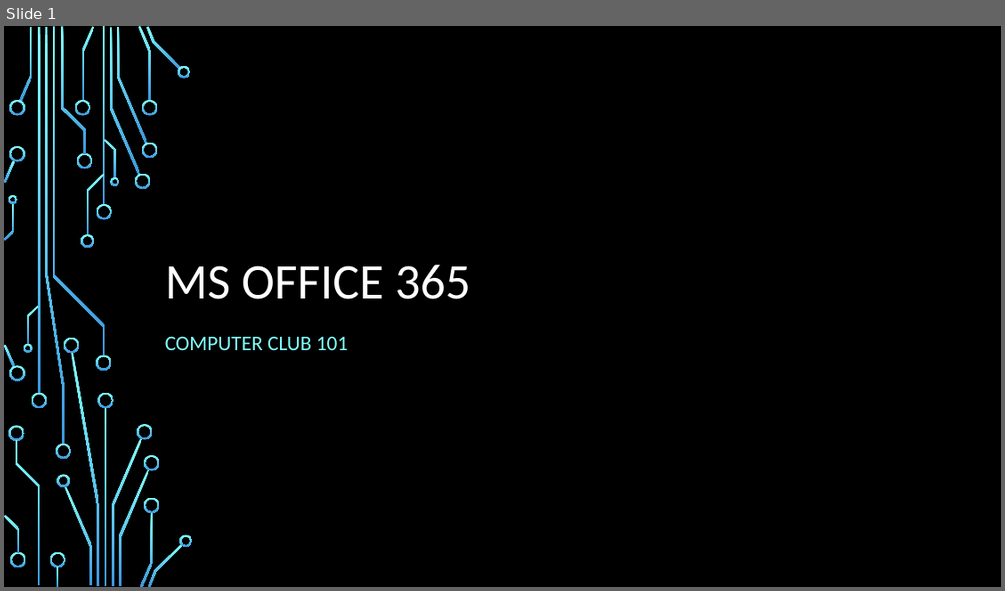
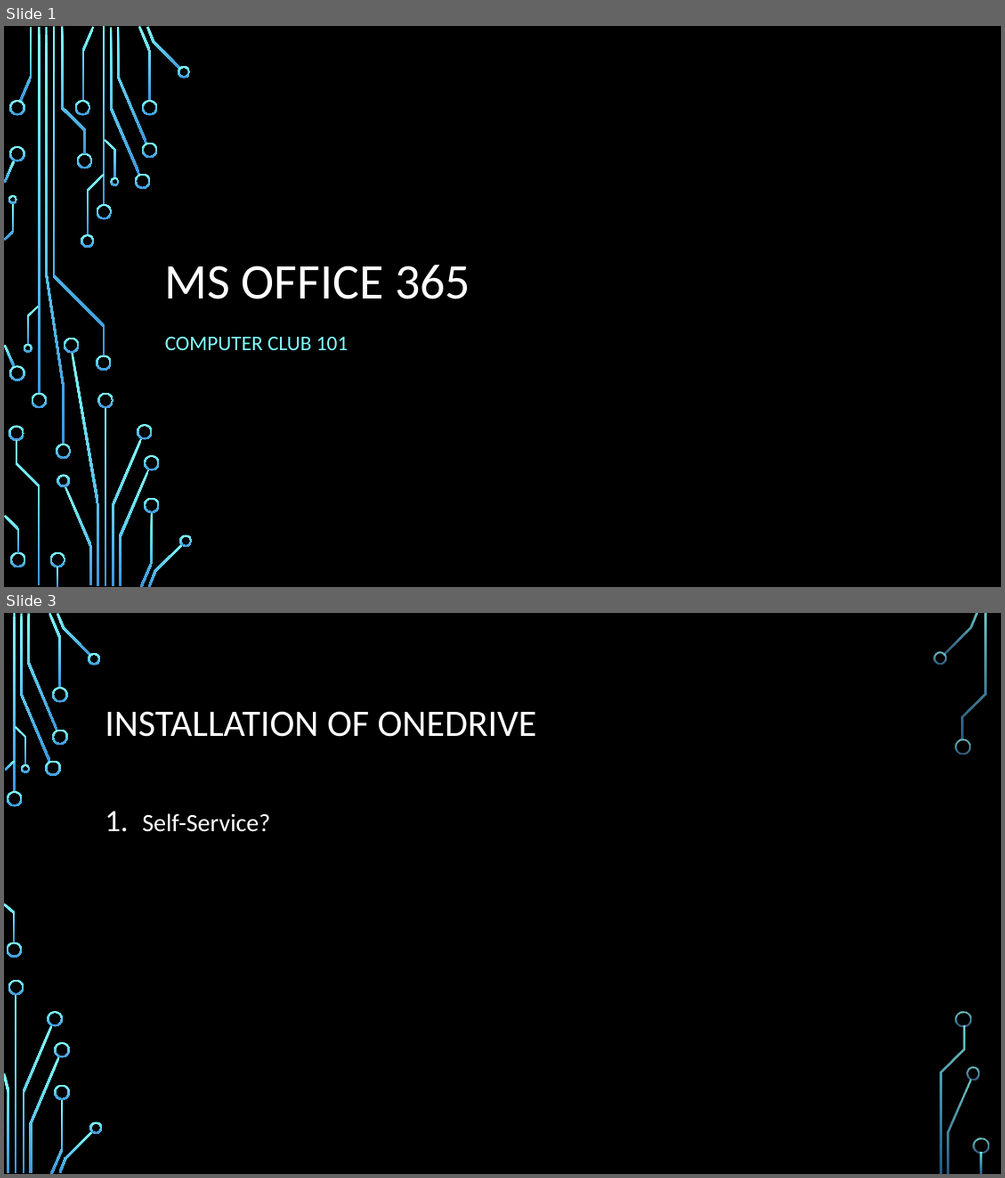
Before and after one commit to HIS-Computer-Club/MSOffice, a slide deck: MSOffice.pptx. Shown one above the other, each under a label of ours: slide 1 before the commit, slides 1 and 3 after it; the slides between them are not shown. The pictures are 1005x591 and 1005x1178 pixels, drawn with LibreOffice and Linux fonts; fonts in the diff are those of the drawing; background and template pictures are left out. Boxes give left, top, right and bottom in pixels: in the first picture for what was removed or moved away, otherwise in the second. Text is boxed around its words. In the diff, an @@ line names an element or a change of style, - is before the commit and + after.

Commit message:
Onedrive Usage

```diff
--- a/MSOffice.pptx
+++ b/MSOffice.pptx
@@ slide 3 added at (4,613,1001,1174), background picture (left out) @@
@@ title added at (105,711,537,737), 36 pt, text #FFFFFF @@
+INSTALLATION OF ONEDRIVE
@@ text added at (142,813,270,832), 24 pt, text #FFFFFF @@
+1. Self-Service?
@@ group added at (4,613,989,1174): 33 freeform shapes, 3 rectangles @@
```
Also in this commit, not shown: 5 other slides added.
